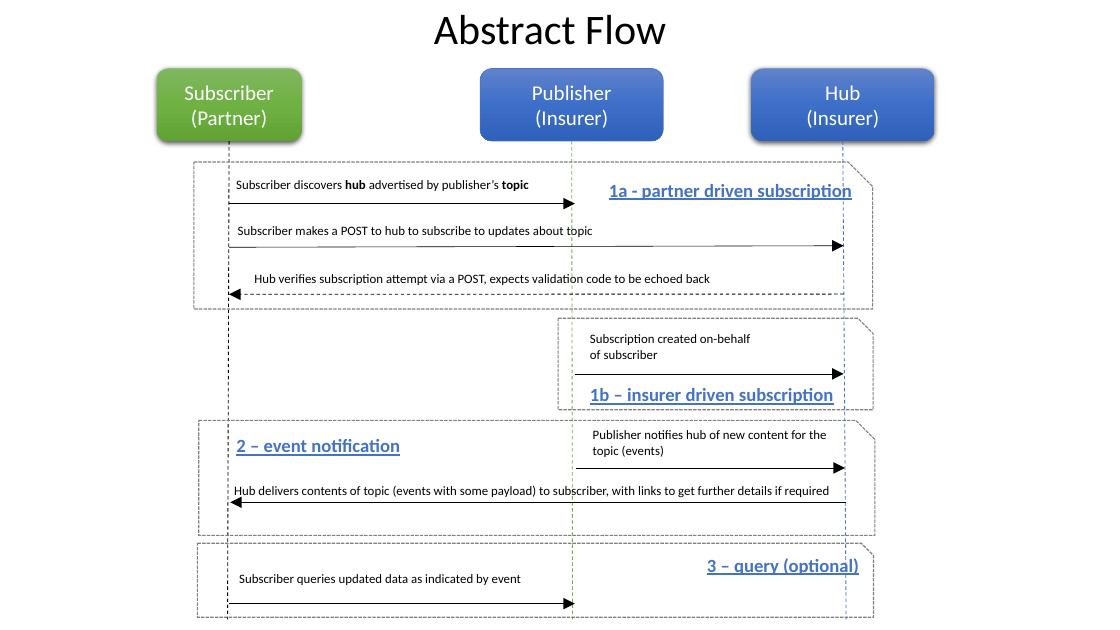
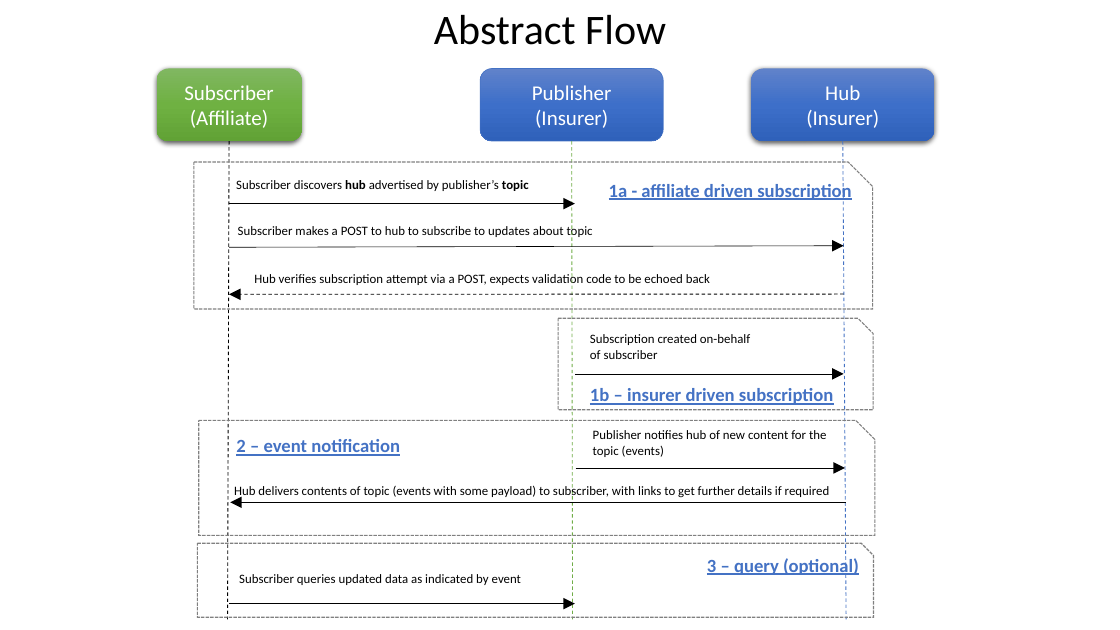
Before and after one commit to sujayathavale/outboundIntegrations, a slide deck: slide 9 of Outbound Integrations.pptx. Drawn at 1120x630 pixels with LibreOffice and Linux fonts; fonts in the diff are those of the drawing. Boxes give left, top, right and bottom in pixels: in the first picture for what was removed or moved away, otherwise in the second. Text is boxed around its words. In the diff, an @@ line names an element or a change of style, - is before the commit and + after.

Commit message:
Renamed partner to affiliate

```diff
--- a/Outbound Integrations.pptx
+++ b/Outbound Integrations.pptx
@@ text in rounded rectangle at (x1=190, y1=110, x2=268, y2=128): text changed @@
-(Partner)
+(Affiliate)
@@ text in snip rect at (x1=609, y1=183, x2=851, y2=202): text changed @@
-1a - partner driven subscription
+1a - affiliate driven subscription
```
Also in this commit, not shown: 7 other slides changed.
